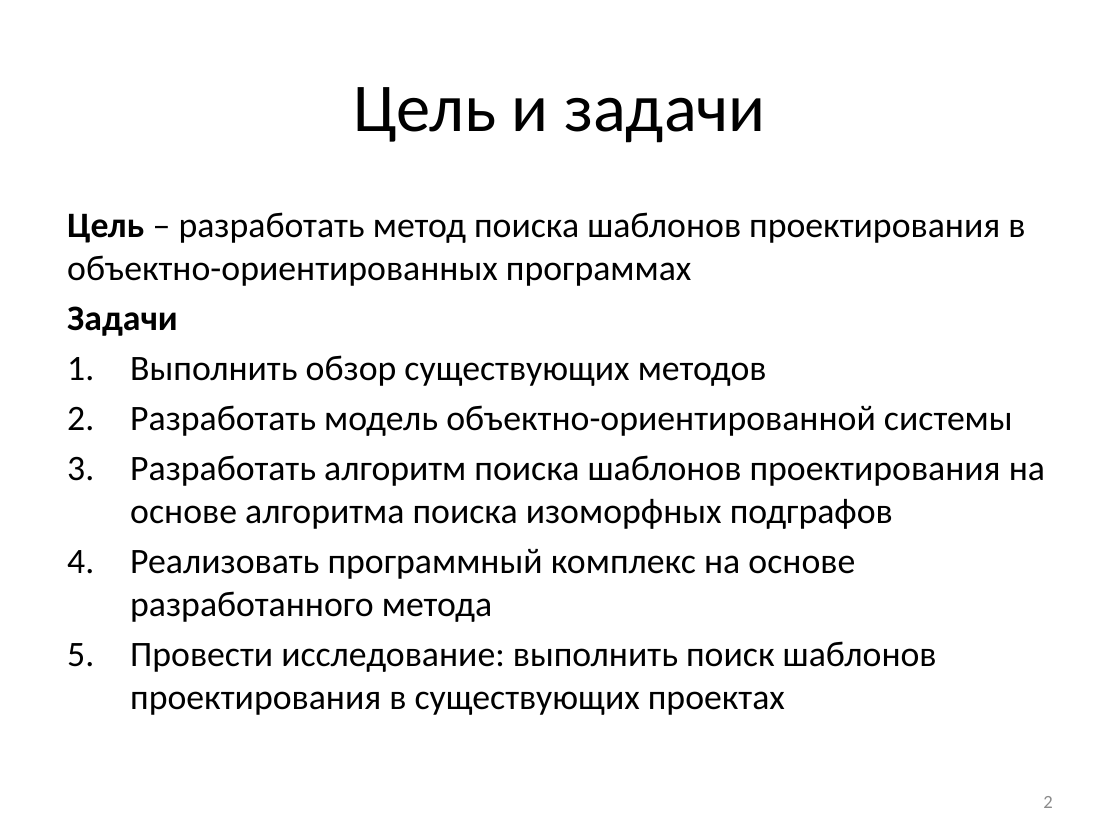
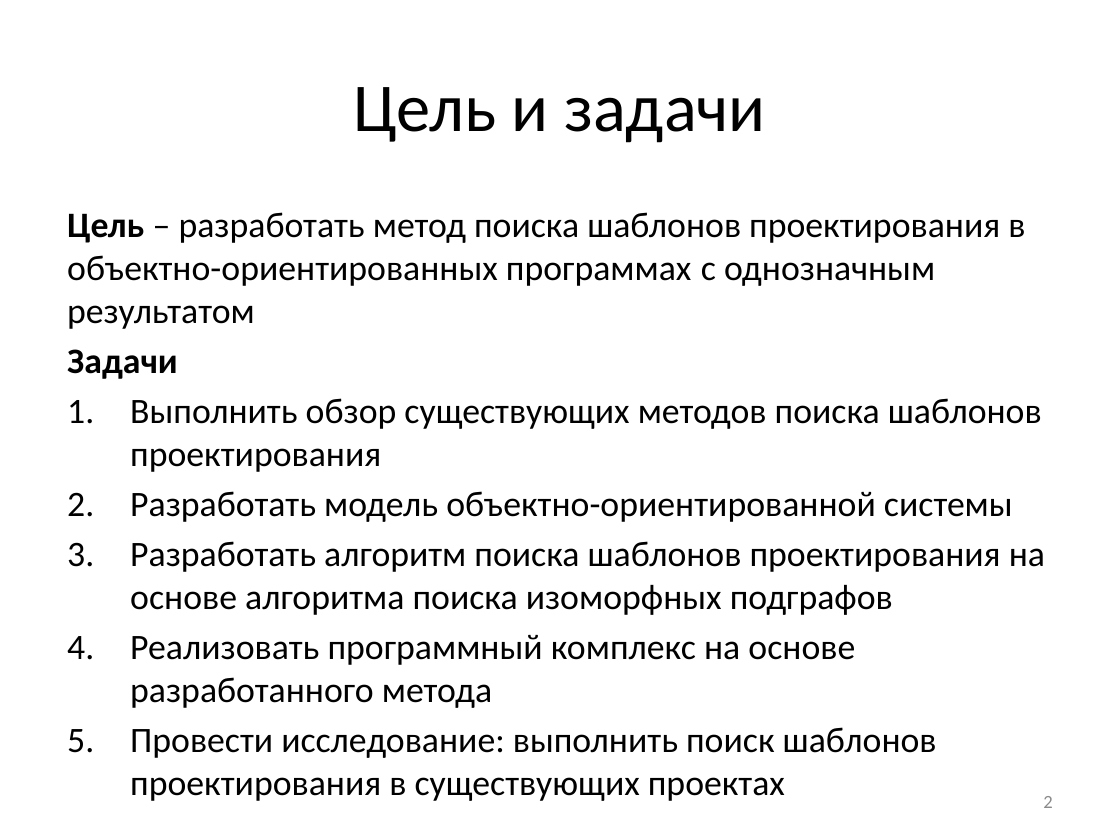
Before and after one commit to elsid/master, a slide deck: slide 2 of defence/presentation.pptx. Drawn at 1120x840 pixels with LibreOffice and Linux fonts; fonts in the diff are those of the drawing. Boxes give left, top, right and bottom in pixels: in the first picture for what was removed or moved away, otherwise in the second. Text is boxed around its words. In the diff, an @@ line names an element or a change of style, - is before the commit and + after.

```diff
--- a/defence/presentation.pptx
+++ b/defence/presentation.pptx
@@ text at (x1=67, y1=212, x2=1025, y2=329): text changed @@
-Цель – разработать метод поиска шаблонов проектирования в объектно-ориентированных программах
+Цель – разработать метод поиска шаблонов проектирования в объектно-ориентированных программах с однозначным результатом
@@ text at (x1=130, y1=398, x2=1042, y2=472): text changed @@
-1. Выполнить обзор существующих методов
+1. Выполнить обзор существующих методов поиска шаблонов проектирования
```
Also in this commit, not shown: 3 other slides changed, 1 slide added, 2 slides removed, 1 other file.
